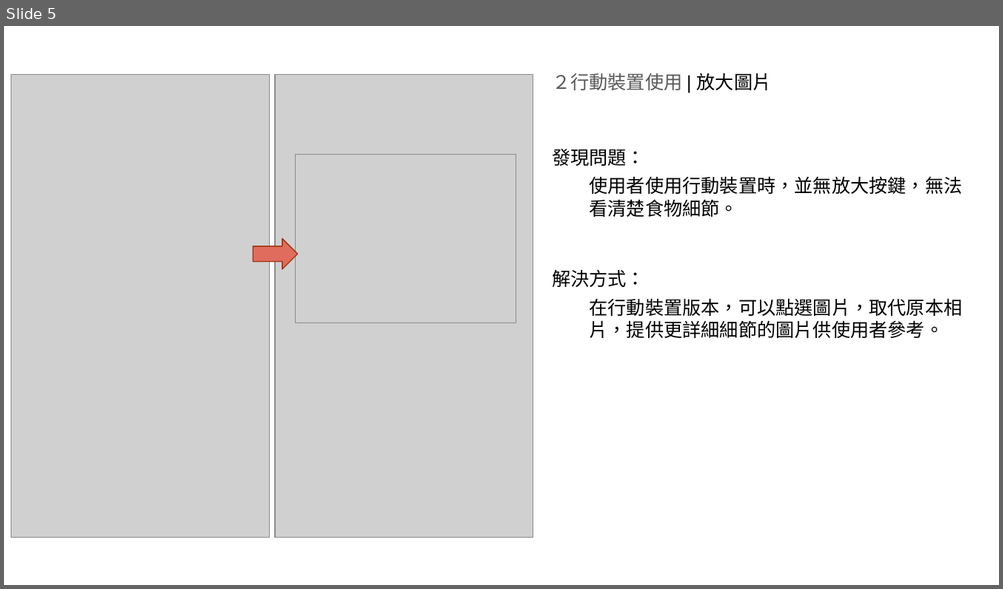
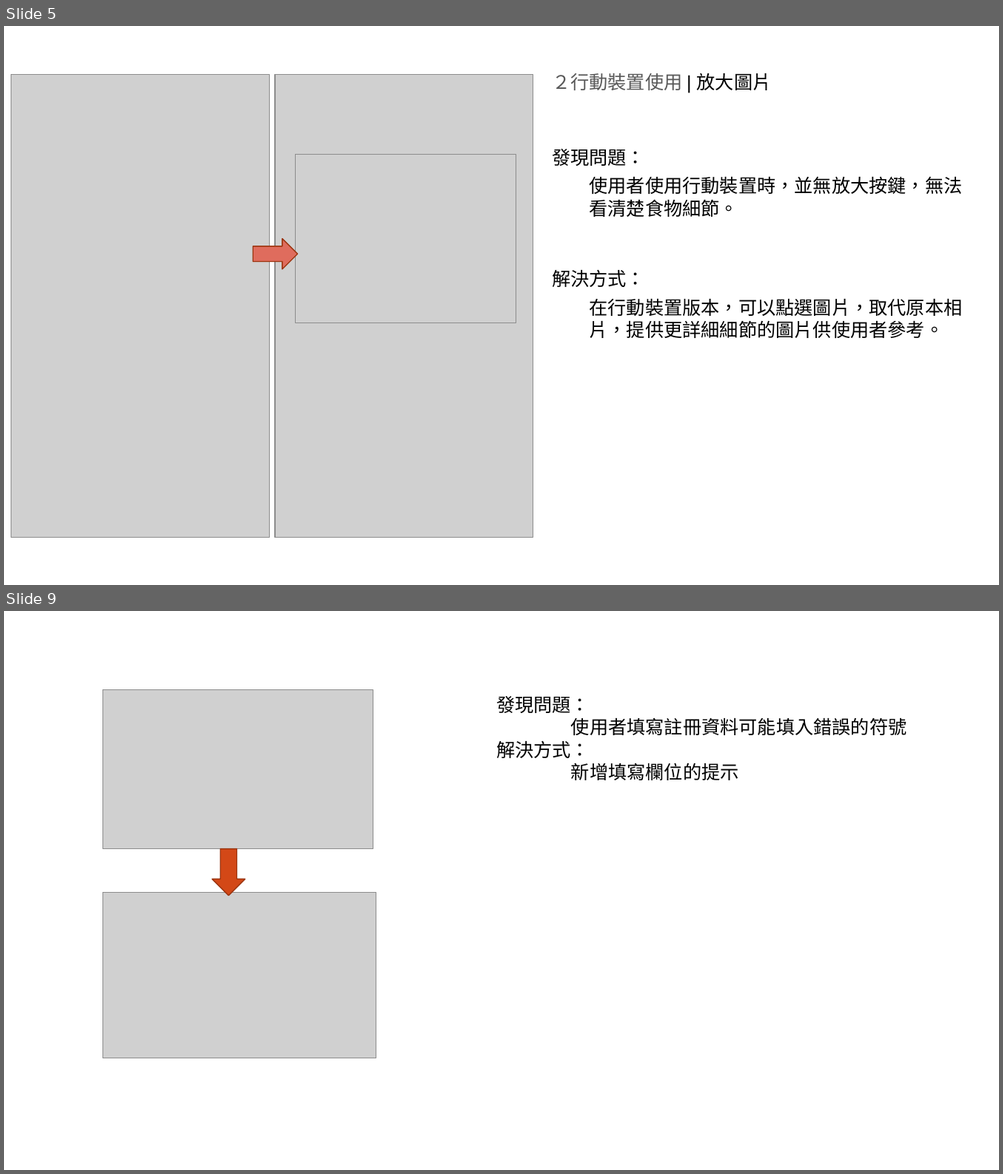
Before and after one commit to ren-hao/MidProject, a slide deck: Midterm_Project/wk12/十大易用性_鄭人豪_彭正鈦_陳立宭.pptx. Shown one above the other, each under a label of ours: slide 5 before the commit, slides 5 and 9 after it; the slides between them are not shown. The pictures are 1003x589 and 1003x1174 pixels, drawn with LibreOffice and Linux fonts; fonts in the diff are those of the drawing; grey boxes stand for pictures; background and template pictures are left out. Boxes give left, top, right and bottom in pixels: in the first picture for what was removed or moved away, otherwise in the second. Text is boxed around its words. In the diff, an @@ line names an element or a change of style, - is before the commit and + after.

```diff
--- a/Midterm_Project/wk12/十大易用性_鄭人豪_彭正鈦_陳立宭.pptx
+++ b/Midterm_Project/wk12/十大易用性_鄭人豪_彭正鈦_陳立宭.pptx
@@ slide 9 added at <box>4,611,999,1170</box>, background #FFFFFF; not listed: 1 template element that a slide beside it also shows @@
@@ picture added at <box>102,690,373,849</box> @@
@@ text added at <box>496,696,907,780</box>, 18 pt, text #000000 @@
+發現問題：
+使用者填寫註冊資料可能填入錯誤的符號
+解決方式：
+新增填寫欄位的提示
@@ down arrow added at <box>212,849,245,896</box>, fill #D34817, outline #9C3511 1 pt @@
@@ picture added at <box>102,892,376,1059</box> @@
```
Also in this commit, not shown: 2 slides changed, 1 other slide added, 2 slides removed.
